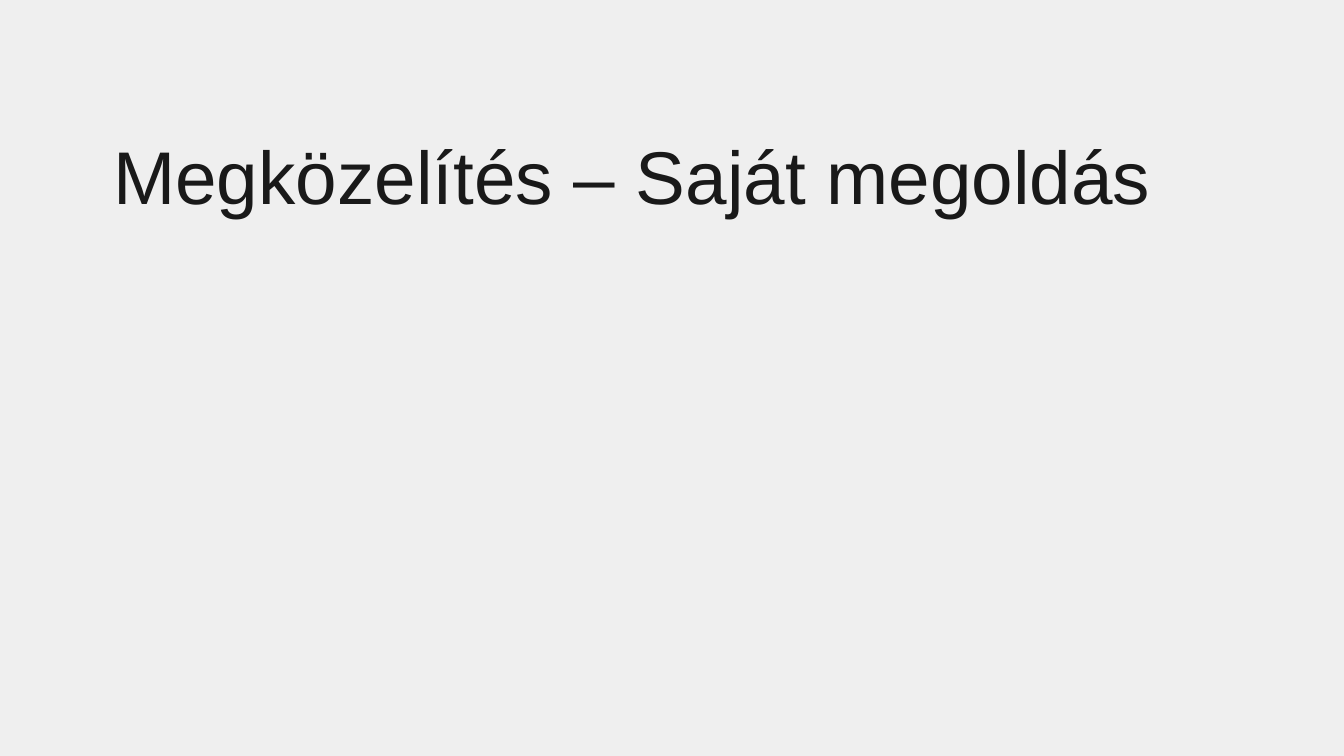
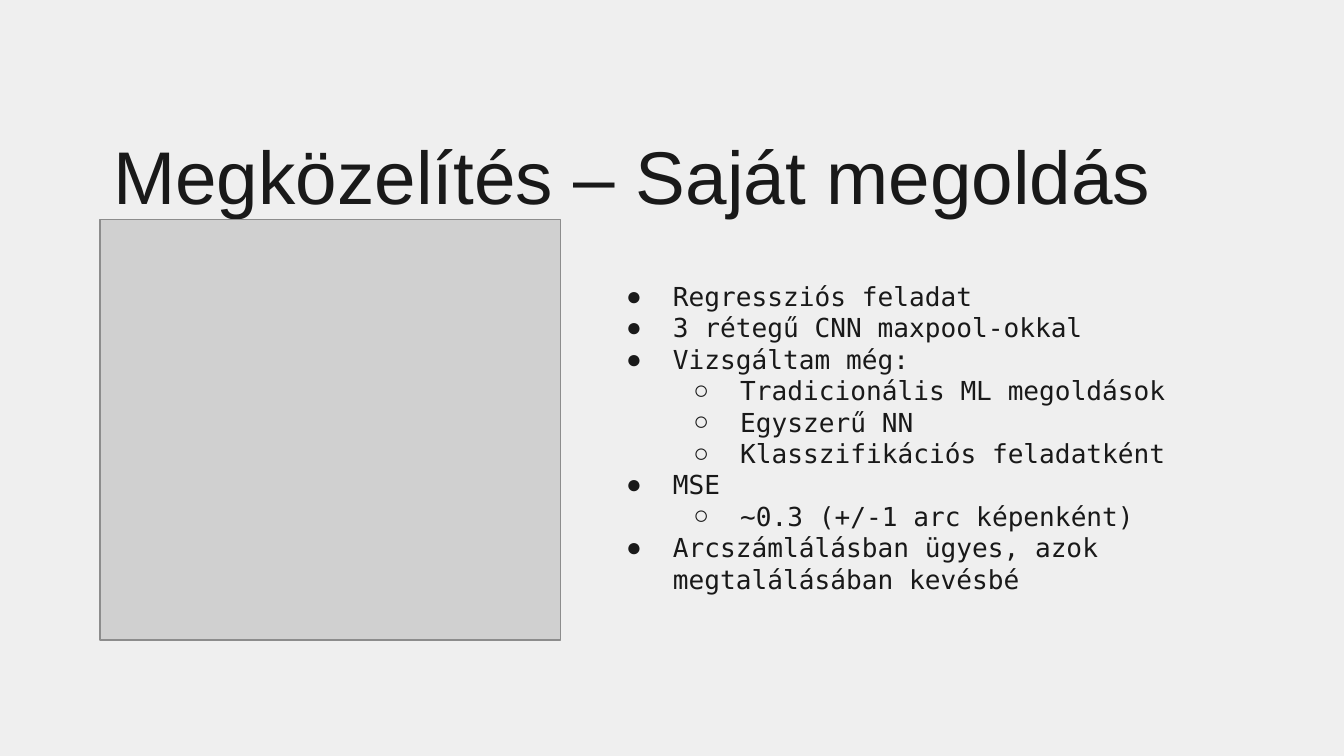
Before and after one commit to bakosrozsa/Kepfeldolgozas-Arcfelismeres-2025, a slide deck: slide 7 of Kepfeldolgozas_arcdetektalas_2025.pptx. Drawn at 1344x756 pixels with LibreOffice and Linux fonts; fonts in the diff are those of the drawing; grey boxes stand for pictures; background and template pictures are left out. Boxes give left, top, right and bottom in pixels: in the first picture for what was removed or moved away, otherwise in the second. Text is boxed around its words. In the diff, an @@ line names an element or a change of style, - is before the commit and + after.

Commit message:
ppt update cnn

```diff
--- a/Kepfeldolgozas_arcdetektalas_2025.pptx
+++ b/Kepfeldolgozas_arcdetektalas_2025.pptx
@@ picture added at bbox=[99, 219, 560, 640] @@
@@ subtitle added at bbox=[673, 285, 1165, 594], 14 pt, text #191919 @@
+● Regressziós feladat
+● 3 rétegű CNN maxpool-okkal
+● Vizsgáltam még:
+  ○ Tradicionális ML megoldások
+  ○ Egyszerű NN
+  ○ Klasszifikációs feladatként
+● MSE
+  ○ ~0.3 (+/-1 arc képenként)
+● Arcszámlálásban ügyes, azok megtalálásában kevésbé
```
Also in this commit, not shown: 1 other slide changed, 1 other file.
